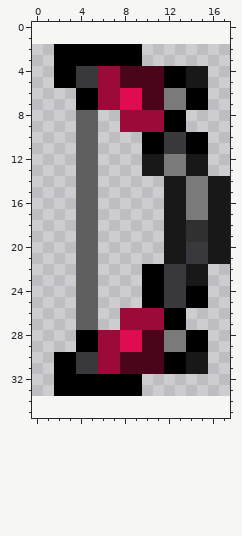
Pixel-art sprite, stored at Content/Items/Weapons/Ranged/SteelBow.png. This is how it looked before the edit.
The file is 32x32 pixels. Colours within 5 levels of each other are drawn and written as one. The old version is drawn lined up with the new one, on the new canvas.
The same view after the edit:
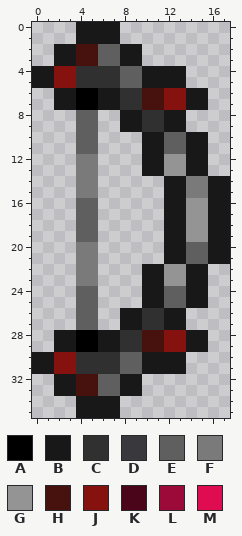
Palette (. is transparent): A #000000  B #191819  C #303030  D #39393d  E #5f5f5f  F #7a7a7a  G #949494  H #47110e  J #86120f  K #4a051b  L #9c0a3a  M #e00c51
Edits made:
canvas 32x32 -> 18x36, the old top-left corner now at -5,2 (the part of the old canvas that was cut away was empty and is not shown)
@@ x 0..17 @@
- 0 ..................
- 1 ..................
- 2 ..AAAAAAAA........
- 3 ..AAAAAAAA........
- 4 ..AADDLLKKKKAABB..
- 5 ..AADDLLKKKKAABB..
- 6 ....AALLMMKKFFAA..
- 7 ....AALLMMKKFFAA..
- 8 ....EE..LLLLAA....
- 9 ....EE..LLLLAA....
-10 ....EE....AADDAA..
-11 ....EE....AADDAA..
-12 ....EE....BBFFBB..
-13 ....EE....BBFFBB..
-14 ....EE......BBFFBB
-15 ....EE......BBFFBB
-16 ....EE......BBFFBB
-17 ....EE......BBFFBB
-18 ....EE......BBCCBB
-19 ....EE......BBCCBB
-20 ....EE......BBDDBB
-21 ....EE......BBDDBB
-22 ....EE....AADDBB..
-23 ....EE....AADDBB..
-24 ....EE....AADDAA..
-25 ....EE....AADDAA..
-26 ....EE..LLLLAA....
-27 ....EE..LLLLAA....
-28 ....AALLMMKKFFAA..
-29 ....AALLMMKKFFAA..
-30 ..AADDLLKKKKAABB..
-31 ..AADDLLKKKKAABB..
-32 ..AAAAAAAA........
-33 ..AAAAAAAA........
-34 ..................
-35 ..................
+ 0 ....BBBB..........
+ 1 ....BBBB..........
+ 2 ..BBHHEEBB........
+ 3 ..BBHHEEBB........
+ 4 BBJJCCCCEEBBBB....
+ 5 BBJJCCCCEEBBBB....
+ 6 ..BBAABBCCHHJJBB..
+ 7 ..BBAABBCCHHJJBB..
+ 8 ....EE..BBCCBB....
+ 9 ....EE..BBCCBB....
+10 ....EE....BBEEBB..
+11 ....EE....BBEEBB..
+12 ....FF....BBGGBB..
+13 ....FF....BBGGBB..
+14 ....FF......BBFFBB
+15 ....FF......BBFFBB
+16 ....EE......BBGGBB
+17 ....EE......BBGGBB
+18 ....EE......BBGGBB
+19 ....EE......BBGGBB
+20 ....FF......BBEEBB
+21 ....FF......BBEEBB
+22 ....FF....BBGGBB..
+23 ....FF....BBGGBB..
+24 ....EE....BBEEBB..
+25 ....EE....BBEEBB..
+26 ....EE..BBCCBB....
+27 ....EE..BBCCBB....
+28 ..BBAABBCCHHJJBB..
+29 ..BBAABBCCHHJJBB..
+30 BBJJCCCCEEBBBB....
+31 BBJJCCCCEEBBBB....
+32 ..BBHHEEBB........
+33 ..BBHHEEBB........
+34 ....BBBB..........
+35 ....BBBB..........
Where, in picture pixels (left, top, right, bottom), the same in both pictures:
changed: (32, 22, 208, 418)
